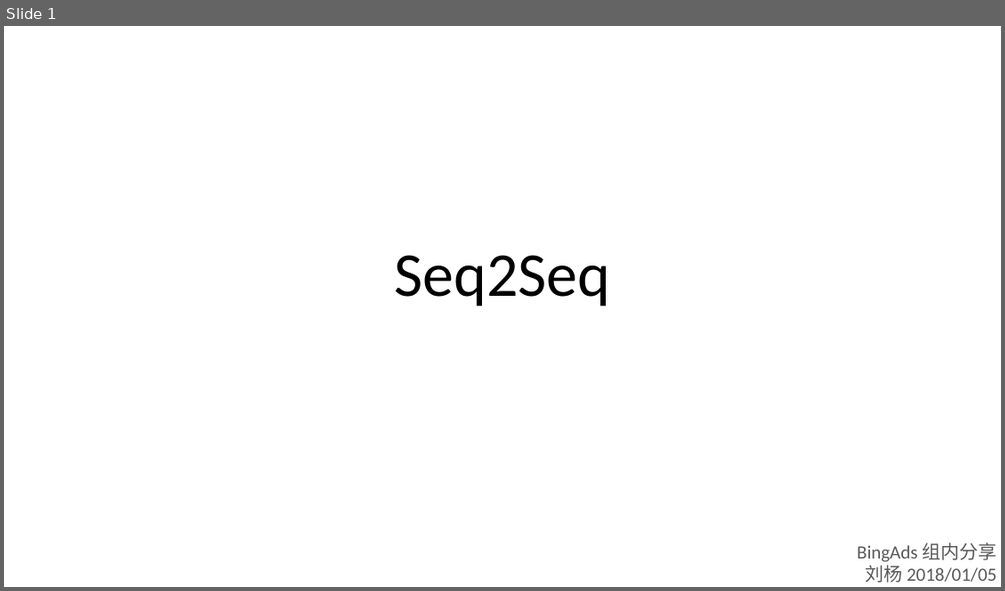
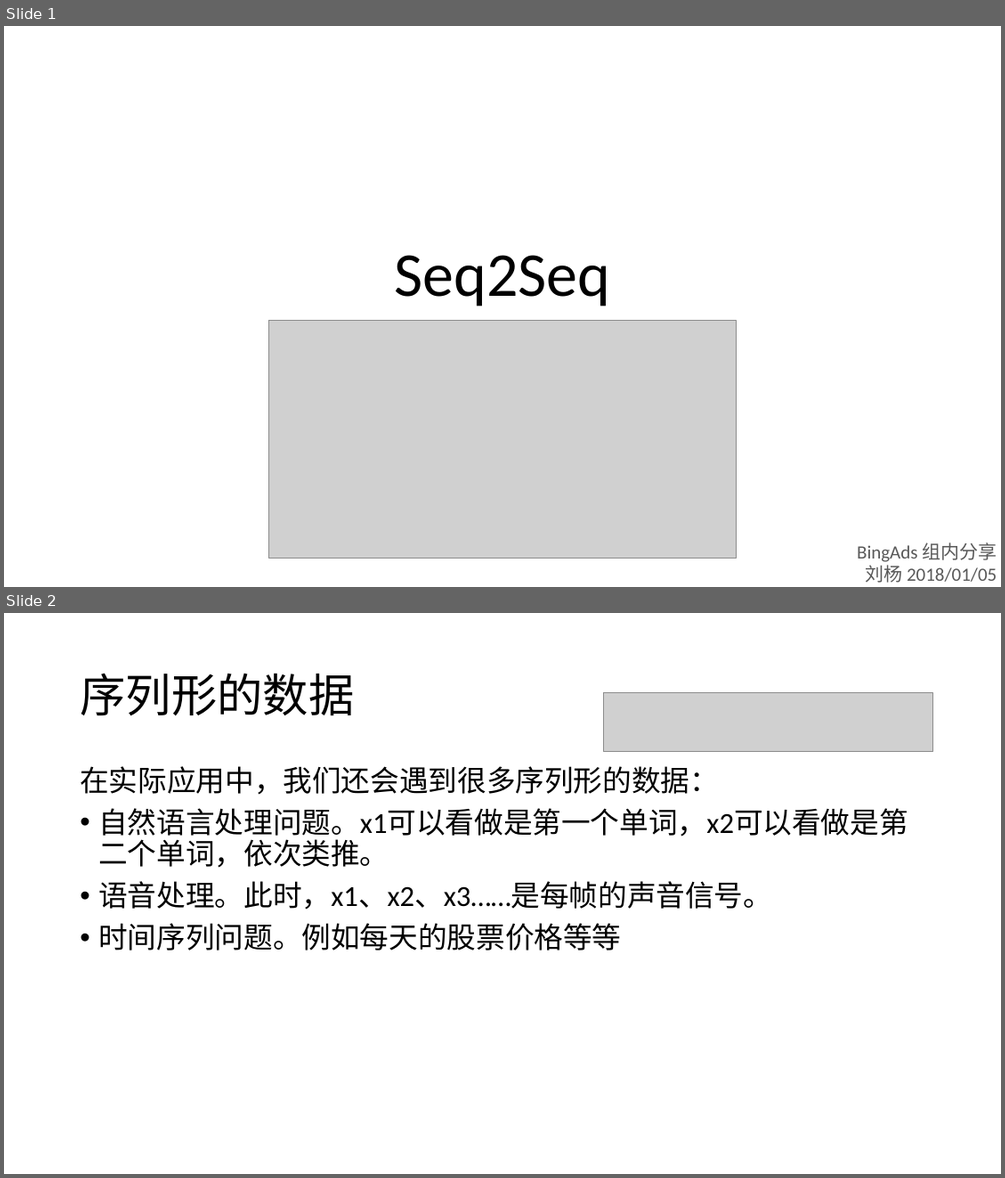
Before and after one commit to foamliu/Learning-DL, a slide deck: nlp/Seq2Seq.pptx. Shown one above the other, each under a label of ours: slide 1 before the commit, slides 1 and 2 after it. The pictures are 1005x591 and 1005x1178 pixels, drawn with LibreOffice and Linux fonts; fonts in the diff are those of the drawing; grey boxes stand for pictures. Boxes give left, top, right and bottom in pixels: in the first picture for what was removed or moved away, otherwise in the second. Text is boxed around its words. In the diff, an @@ line names an element or a change of style, - is before the commit and + after.

```diff
--- a/nlp/Seq2Seq.pptx
+++ b/nlp/Seq2Seq.pptx
@@ slide 2 added at bbox=[4, 613, 1001, 1174], background #FFFFFF @@
@@ title added at bbox=[80, 673, 354, 716], 44 pt, text #000000 @@
+序列形的数据
@@ picture added at bbox=[604, 693, 933, 751] @@
@@ text added at bbox=[80, 766, 907, 950], 28 pt, text #000000 @@
+在实际应用中，我们还会遇到很多序列形的数据：
+• 自然语言处理问题。x1可以看做是第一个单词，x2可以看做是第二个单词，依次类推。
+• 语音处理。此时，x1、x2、x3……是每帧的声音信号。
+• 时间序列问题。例如每天的股票价格等等
@@ slide 1 changed as well @@
@@ picture added at bbox=[268, 321, 736, 558] @@
```
Also in this commit, not shown: 1 other slide changed, 5 other slides added, 1 slide removed, 1 other file.
